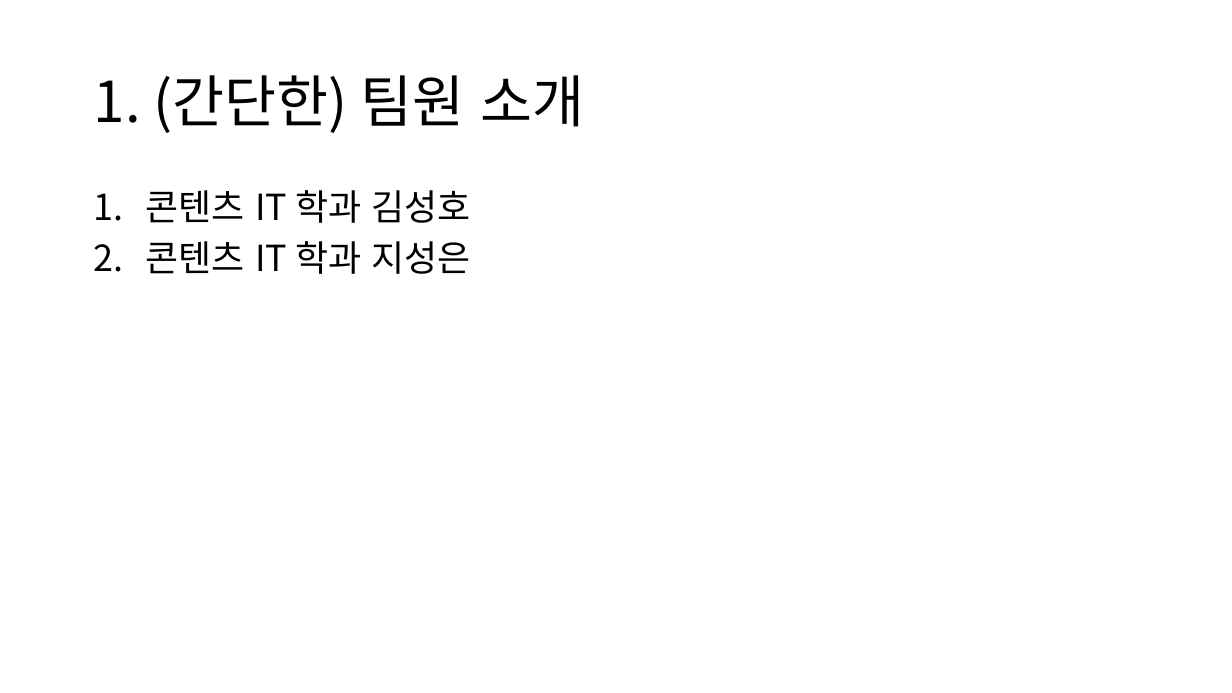
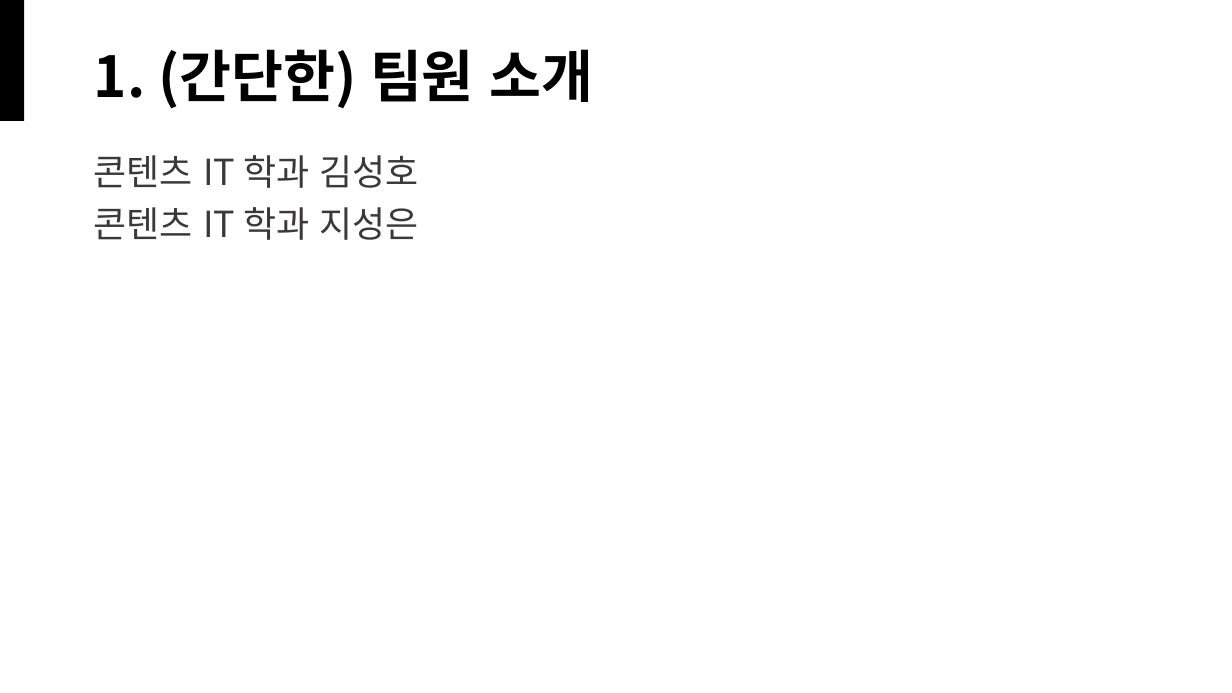
Before and after one commit to AKUMAKUgames/unityProTest, a slide deck: slide 1 of 발표자료 초안.pptx. Drawn at 1232x693 pixels with LibreOffice and Linux fonts; fonts in the diff are those of the drawing. Boxes give left, top, right and bottom in pixels: in the first picture for what was removed or moved away, otherwise in the second. Text is boxed around its words. In the diff, an @@ line names an element or a change of style, - is before the commit and + after.

```diff
--- a/발표자료 초안.pptx
+++ b/발표자료 초안.pptx
@@ rectangle added at (0,0,24,121), fill #000000 @@
@@ title "1. (간단한) 팀원 소개" at (94,49,594,109): bold on @@
@@ text "콘텐츠 IT 학과 김성호": place and size @@
-text "콘텐츠 IT 학과 김성호" at (146,190,470,274)
+text "콘텐츠 IT 학과 김성호" at (94,155,418,240)
@@ text "콘텐츠 IT 학과 김성호" at (94,155,418,240): text colour #000000 to #3B3838; bullet 1. to none @@
```
Also in this commit, not shown: 2 other slides changed, 1 slide added.
